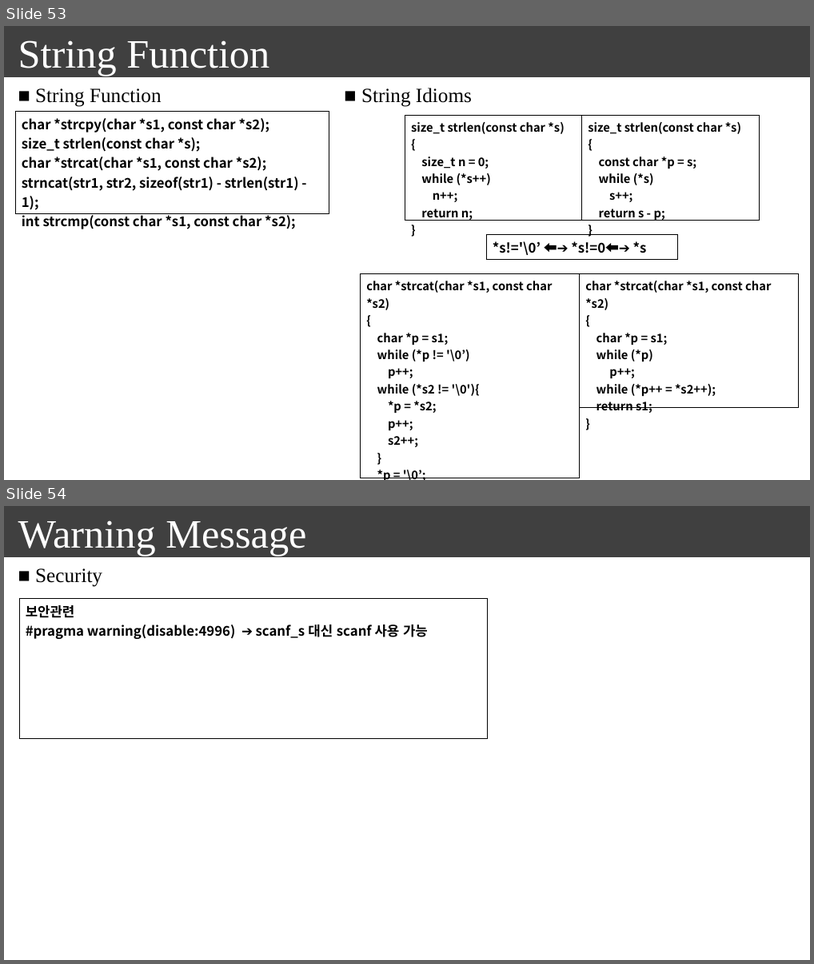
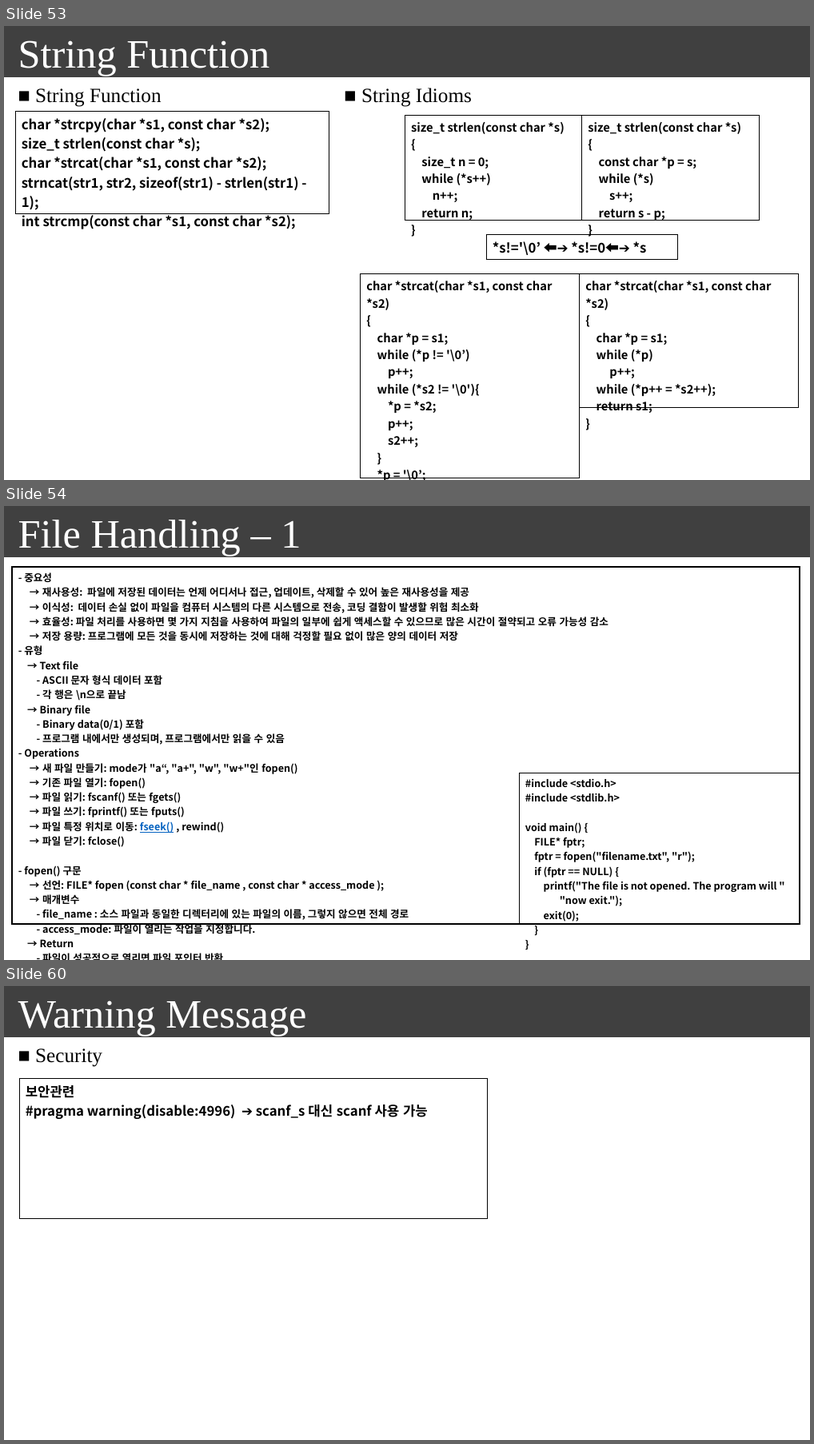
Before and after one commit to seonghokim/Study, a slide deck: everything in c.pptx. Shown one above the other, each under a label of ours: slides 53 and 54 before the commit, slides 53, 54 and 60 after it; the slides between them are not shown. The pictures are 814x964 and 814x1444 pixels, drawn with LibreOffice and Linux fonts; fonts in the diff are those of the drawing. Boxes give left, top, right and bottom in pixels: in the first picture for what was removed or moved away, otherwise in the second. Text is boxed around its words. In the diff, an @@ line names an element or a change of style, - is before the commit and + after.

```diff
--- a/everything in c.pptx
+++ b/everything in c.pptx
@@ slide 54 added at (x1=4, y1=506, x2=810, y2=960), background #FFFFFF; not listed: 1 template element that a slide beside it also shows @@
@@ text added at (x1=18, y1=520, x2=301, y2=556), 48 pt, text #FFFFFF @@
+File Handling – 1
@@ table added at (x1=13, y1=567, x2=801, y2=950), 1 rows, 1 columns @@
+- 중요성 / → 재사용성: 파일에 저장된 데이터는 언제 어디서나 접근, 업데이트, 삭제할 수 있어 높은 재사용성을 제공 / → 이식성: 데이터 손실 없이 파일을 컴퓨터 시스템의 다른 시스템으로 전송, 코딩 결함이 발생할 위험 최소화 / → 효율성: 파일 처리를 사용하면 몇 가지 지침을 사용하여 파일의 일부에 쉽게 액세스할 수 있으므로 많은 시간이 절약되고 오류 가능성 감소 / → 저장 용량: 프로그램에 모든 것을 동시에 저장하는 것에 대해 걱정할 필요 없이 많은 양의 데이터 저장 / - 유형 / → Text file / - ASCII 문자 형식 데이터 포함 / - 각 행은 \n으로 끝남 / → Binary file / - Binary data(0/1) 포함 / - 프로그램 내에서만 생성되며, 프로그램에서만 읽을 수 있음 / - Operations / → 새 파일 만들기: mode가 "a“, "a+", "w", "w+"인 fopen() / → 기존 파일 열기: fopen() / → 파일 읽기: fscanf() 또는 fgets() / → 파일 쓰기: fprintf() 또는 fputs() / → 파일 특정 위치로 이동: fseek() , rewind() / → 파일 닫기: fclose() / - fopen() 구문 / → 선언: FILE* fopen (const char * file_name , const char * access_mode ); / → 매개변수 / - file_name : 소스 파일과 동일한 디렉터리에 있는 파일의 이름, 그렇지 않으면 전체 경로 / - access_mode: 파일이 열리는 작업을 지정합니다. / → Return / - 파일이 성공적으로 열리면 파일 포인터 반환 / - 파일이 열려 있지 않으면 NULL 반환
@@ table added at (x1=519, y1=772, x2=800, y2=924), 1 rows, 1 columns @@
+#include <stdio.h> / #include <stdlib.h> / void main() { / FILE* fptr; / fptr = fopen("filename.txt", "r"); / if (fptr == NULL) { / printf("The file is not opened. The program will " / "now exit."); / exit(0); / } / }
@@ what was slide 54 is now slide 60 @@
```
Also in this commit, not shown: 2 slides changed, 5 other slides added.
